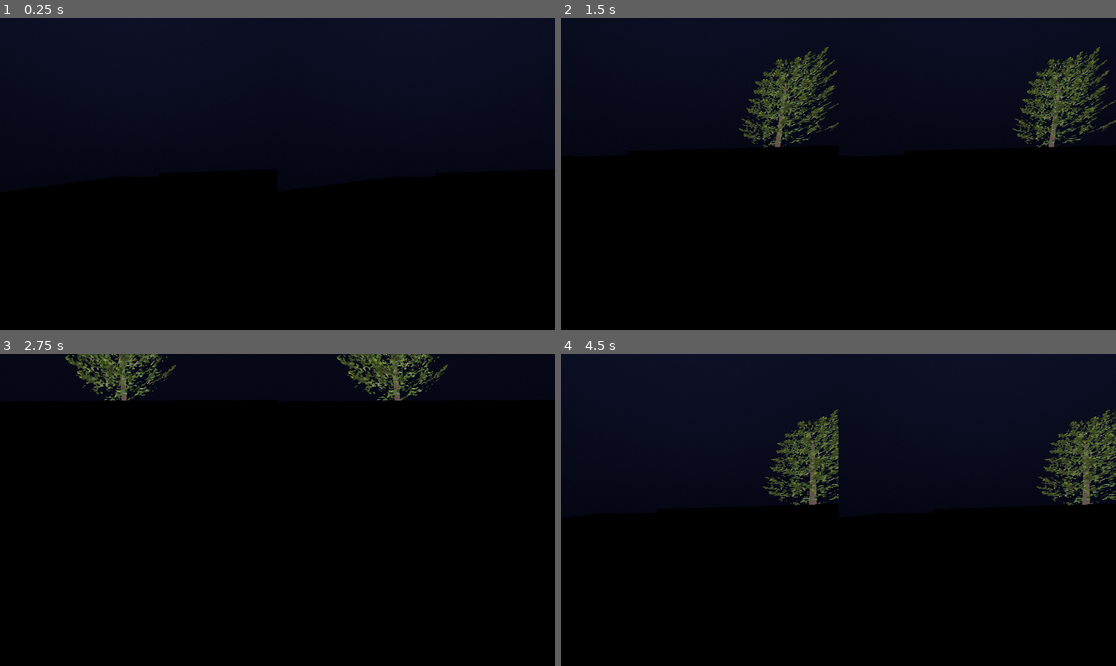
Above: before the commit, frames 1-4 (two rows, left to right).
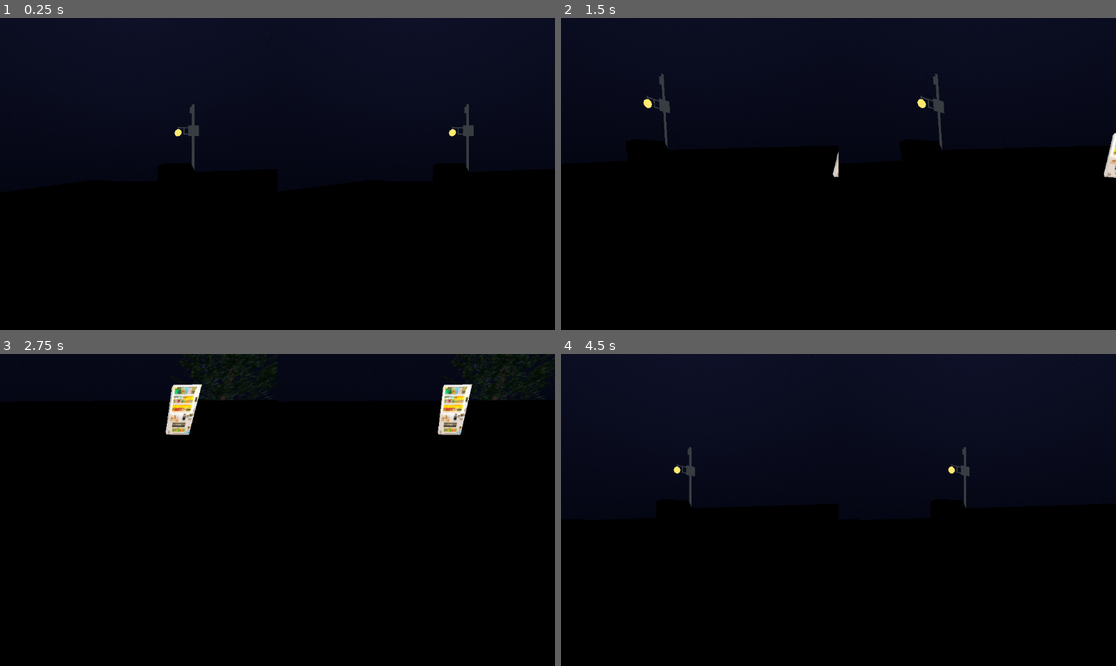
Above: after the commit, the same moments.

Repository: dairycultist/Metaverse
Game: Godot game, scene res://menu_main.tscn
Two runs of this game, one before a commit and one after it. Both use one fixed random seed, a clock stepped at 60 frames per second and the inputs below.
Inputs:
- Up to frame 1 (0.25 s): no input
- Up to frame 2 (1.5 s): tap Enter at 0.5 s; hold Right (ui_right) 0.53-1.28 s; hold Down (ui_down) from 1.28 s (still down)
- Up to frame 3 (2.75 s): release Down (ui_down) at 2.03 s; hold Right (ui_right) from 2.03 s (still down)
- Up to frame 4 (4.5 s): release Right (ui_right) at 2.78 s; hold Up (ui_up) 2.78-3.53 s; hold Left (ui_left) from 3.53 s (still down)

The runs differ from the first frame. In frame 1, 0.4% of the frame differs, in the area x 31-100%, y 2-49%; in frame 2, 5.0%, in the area x 14-100%, y 9-52%; in frame 3, 4.5%; in frame 4, 4.2%.

Commit message:
More modelling, fix colorspace

Diff:
--- /dev/null
+++ b/flat.gdshader
@@ -0,0 +1,16 @@
+shader_type spatial;
+render_mode unshaded;
+
+uniform sampler2D albedo: source_color;
+uniform vec3 color : source_color = vec3(1.);
+
+void fragment() {
+
+	vec4 sample = texture(albedo, UV);
+
+	if (sample.a < 0.9) {
+		discard;
+	}
+
+	ALBEDO = sample.rgb * color;
+}
--- a/menu_main.tscn
+++ b/menu_main.tscn
@@ -1,10 +1,15 @@
-[gd_scene load_steps=11 format=3 uid="uid://ucbmkqy0jydj"]
+[gd_scene load_steps=16 format=3 uid="uid://ucbmkqy0jydj"]
 
 [ext_resource type="Script" uid="uid://buipenoqnayc" path="res://binocular_camera.gd" id="1_1pa77"]
 [ext_resource type="Shader" uid="uid://cbjlqut47nfl5" path="res://sky.gdshader" id="2_plom5"]
-[ext_resource type="ArrayMesh" uid="uid://b01ox0f4u6rfy" path="res://scene/scene.obj" id="3_2ot7e"]
-[ext_resource type="ArrayMesh" uid="uid://b6t6lq0024i7r" path="res://scene/tree.obj" id="4_cnlbs"]
-[ext_resource type="Texture2D" uid="uid://dw3p4jw36cctc" path="res://scene/branch.png" id="5_ja77e"]
+[ext_resource type="ArrayMesh" uid="uid://b01ox0f4u6rfy" path="res://models/scene/scene.obj" id="3_2ot7e"]
+[ext_resource type="PackedScene" uid="uid://cymhti82foc6r" path="res://models/tree/tree_prefab.tscn" id="4_6kvs7"]
+[ext_resource type="Material" uid="uid://w428v5p5geor" path="res://models/scene/pole.tres" id="4_ja77e"]
+[ext_resource type="Shader" uid="uid://8f3dvohhv7bc" path="res://flat.gdshader" id="5_cnlbs"]
+[ext_resource type="Material" uid="uid://du0ducfr2bs6q" path="res://models/scene/bulb.tres" id="5_pqpoy"]
+[ext_resource type="Texture2D" uid="uid://curk1vdwydv8u" path="res://models/scene/powerlines.png" id="7_2i4oj"]
+[ext_resource type="ArrayMesh" uid="uid://dgarvry48c474" path="res://models/vending_machine/vending_machine.obj" id="9_fk81q"]
+[ext_resource type="Texture2D" uid="uid://cygp284p3qpjm" path="res://models/vending_machine/vending_machine.png" id="10_tcn24"]
 
 [sub_resource type="ShaderMaterial" id="ShaderMaterial_2ot7e"]
 shader = ExtResource("2_plom5")
@@ -22,16 +27,17 @@
 ambient_light_energy = 0.4
 reflected_light_source = 1
 
-[sub_resource type="StandardMaterial3D" id="StandardMaterial3D_u2d4o"]
-shading_mode = 0
-albedo_color = Color(0.402669, 0.325738, 0.310731, 1)
+[sub_resource type="ShaderMaterial" id="ShaderMaterial_fk81q"]
+render_priority = 0
+shader = ExtResource("5_cnlbs")
+shader_parameter/albedo = ExtResource("7_2i4oj")
+shader_parameter/color = Color(1, 1, 1, 1)
 
-[sub_resource type="StandardMaterial3D" id="StandardMaterial3D_pqpoy"]
-transparency = 2
-alpha_scissor_threshold = 0.94
-alpha_antialiasing_mode = 0
-shading_mode = 0
-albedo_texture = ExtResource("5_ja77e")
+[sub_resource type="ShaderMaterial" id="ShaderMaterial_e117p"]
+render_priority = 0
+shader = ExtResource("5_cnlbs")
+shader_parameter/albedo = ExtResource("10_tcn24")
+shader_parameter/color = Color(1, 1, 1, 1)
 
 [node name="World" type="Node3D"]
 
@@ -75,9 +81,21 @@
 
 [node name="Scene" type="MeshInstance3D" parent="."]
 mesh = ExtResource("3_2ot7e")
+surface_material_override/2 = ExtResource("4_ja77e")
+surface_material_override/3 = ExtResource("5_pqpoy")
+surface_material_override/4 = SubResource("ShaderMaterial_fk81q")
 
-[node name="Tree" type="MeshInstance3D" parent="."]
-transform = Transform3D(1, 0, 0, 0, 1, 0, 0, 0, 1, 2.22155, 0, -1.346)
-mesh = ExtResource("4_cnlbs")
-surface_material_override/0 = SubResource("StandardMaterial3D_u2d4o")
-surface_material_override/1 = SubResource("StandardMaterial3D_pqpoy")
+[node name="Scene2" type="MeshInstance3D" parent="."]
+transform = Transform3D(1, 0, 0, 0, 1, 0, 0, 0, 1, 0, 0, -3)
+mesh = ExtResource("3_2ot7e")
+surface_material_override/2 = ExtResource("4_ja77e")
+surface_material_override/3 = ExtResource("5_pqpoy")
+surface_material_override/4 = SubResource("ShaderMaterial_fk81q")
+
+[node name="Tree" parent="." instance=ExtResource("4_6kvs7")]
+transform = Transform3D(-4.37114e-08, 0, -1, 0, 1, 0, 1, 0, -4.37114e-08, 2.222, 0, 0)
+
+[node name="VendingMachine" type="MeshInstance3D" parent="."]
+transform = Transform3D(-4.37114e-08, 0, -1, 0, 1, 0, 1, 0, -4.37114e-08, 1.53679, 0.0369978, -0.616259)
+mesh = ExtResource("9_fk81q")
+surface_material_override/0 = SubResource("ShaderMaterial_e117p")
--- /dev/null
+++ b/models/scene/bulb.tres
@@ -0,0 +1,8 @@
+[gd_resource type="ShaderMaterial" load_steps=2 format=3 uid="uid://du0ducfr2bs6q"]
+
+[ext_resource type="Shader" uid="uid://8f3dvohhv7bc" path="res://flat.gdshader" id="1_sr855"]
+
+[resource]
+render_priority = 0
+shader = ExtResource("1_sr855")
+shader_parameter/color = Color(1, 0.921569, 0.439216, 1)
--- /dev/null
+++ b/models/scene/pole.tres
@@ -0,0 +1,8 @@
+[gd_resource type="ShaderMaterial" load_steps=2 format=3 uid="uid://w428v5p5geor"]
+
+[ext_resource type="Shader" uid="uid://8f3dvohhv7bc" path="res://flat.gdshader" id="1_5004b"]
+
+[resource]
+render_priority = 0
+shader = ExtResource("1_5004b")
+shader_parameter/color = Color(0.220287, 0.240872, 0.258237, 1)
--- /dev/null
+++ b/models/tree/tree_branches.tres
@@ -0,0 +1,10 @@
+[gd_resource type="ShaderMaterial" load_steps=3 format=3 uid="uid://1mwakq1ejmer"]
+
+[ext_resource type="Shader" uid="uid://8f3dvohhv7bc" path="res://flat.gdshader" id="1_22fgy"]
+[ext_resource type="Texture2D" uid="uid://dw3p4jw36cctc" path="res://models/tree/branch.png" id="2_mbrfr"]
+
+[resource]
+render_priority = 0
+shader = ExtResource("1_22fgy")
+shader_parameter/albedo = ExtResource("2_mbrfr")
+shader_parameter/color = Color(0.212362, 0.276942, 0.376275, 1)
--- /dev/null
+++ b/models/tree/tree_prefab.tscn
@@ -0,0 +1,11 @@
+[gd_scene load_steps=4 format=3 uid="uid://cymhti82foc6r"]
+
+[ext_resource type="ArrayMesh" uid="uid://b6t6lq0024i7r" path="res://models/tree/tree.obj" id="1_vwkpa"]
+[ext_resource type="Material" uid="uid://b2c4dm2k1en3e" path="res://models/tree/tree_trunk.tres" id="2_qtx2g"]
+[ext_resource type="Material" uid="uid://1mwakq1ejmer" path="res://models/tree/tree_branches.tres" id="3_nea3r"]
+
+[node name="Tree" type="MeshInstance3D"]
+transform = Transform3D(-4.37114e-08, 0, -1, 0, 1, 0, 1, 0, -4.37114e-08, 0, 0, 0)
+mesh = ExtResource("1_vwkpa")
+surface_material_override/0 = ExtResource("2_qtx2g")
+surface_material_override/1 = ExtResource("3_nea3r")
--- /dev/null
+++ b/models/tree/tree_trunk.tres
@@ -0,0 +1,8 @@
+[gd_resource type="ShaderMaterial" load_steps=2 format=3 uid="uid://b2c4dm2k1en3e"]
+
+[ext_resource type="Shader" uid="uid://8f3dvohhv7bc" path="res://flat.gdshader" id="1_4dtp8"]
+
+[resource]
+render_priority = 0
+shader = ExtResource("1_4dtp8")
+shader_parameter/color = Color(0.202904, 0.123871, 0.119488, 1)
Not shown, added: flat.gdshader.uid
Binary file added: models/scene/powerlines.png
Not shown, changed: models/scene/powerlines.png.import
Not shown, added: models/scene/scene.mtl
Not shown, added: models/scene/scene.obj
Not shown, added: models/scene/scene.obj.import
Renamed: scene/branch.png -> models/tree/branch.png
Not shown, added: models/tree/branch.png.import
Renamed: scene/tree.mtl -> models/tree/tree.mtl
Not shown, changed: models/tree/tree.obj
Not shown, added: models/tree/tree.obj.import
Not shown, added: models/vending_machine/vending_machine.mtl
(and 8 more such lines)
